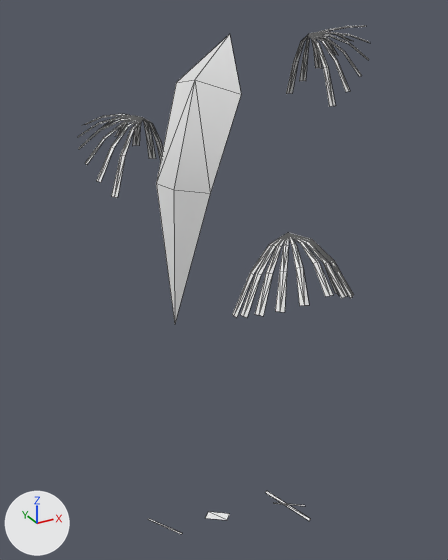
The OBJ model game/assets/models/plants/SM_Plant_FanPalmYoung_Leaf_LOD1.obj: old version first, new version second.
Rendered twice from a 50 mm camera at (-2.66, -4.74, 5.16) aimed at (-0.04, 0.02, 2.78). The axes (+X, +Y, +Z) are drawn at lower left. The lights are the same throughout. The first picture is the older version. Mesh edges are drawn as thin lines. Where no turn or scale is listed for an object, it has been applied to the vertices.

Objects in the first picture: 'SM_Plant_FanPalmYoung_Leaf_LOD1'.
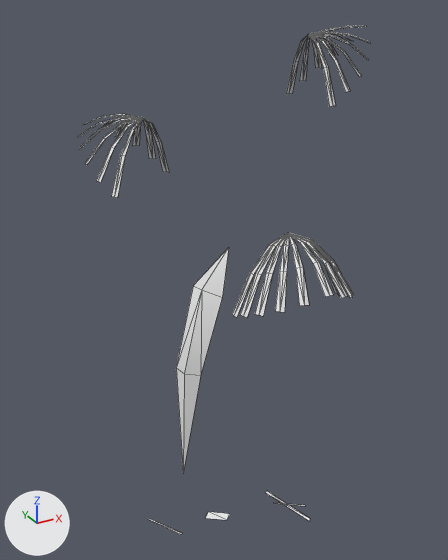
What differs and where, as boxes [x1, y1, x2, y2] in the pictures (448 x 560 px; the box of a moved part takes in the faces that stretch with it):
part 1 of me_sm_plant_fanpalmyoung_leaf_lod1, moved or reshaped
    before: [156, 34, 241, 322]
    after: [176, 248, 229, 473]

The change, as a diff of the scene's bpy script:
```diff
--- a/game/assets/models/plants/SM_Plant_FanPalmYoung_Leaf_LOD1.obj.py
+++ b/game/assets/models/plants/SM_Plant_FanPalmYoung_Leaf_LOD1.obj.py
@@ me_sm_plant_fanpalmyoung_leaf_lod1 @@
 me_sm_plant_fanpalmyoung_leaf_lod1.from_pydata(...)  # 420 vertices, 412 faces; spans x -1.1..1.23, y -1.63..1.27, z -0.03..5.01
 # used by ob_sm_plant_fanpalmyoung_leaf_lod1; location = (0.0, 0.0, 0.0)
-me_sm_plant_fanpalmyoung_leaf_lod1.vertices[412].co = (0.0, 0.0, 4.96)  # pixel (229, 33)
-me_sm_plant_fanpalmyoung_leaf_lod1.vertices[413].co = (-0.39, 0.21, 4.58)  # pixel (176, 82)
-me_sm_plant_fanpalmyoung_leaf_lod1.vertices[414].co = (-0.39, -0.12, 4.63)  # pixel (194, 79)
-me_sm_plant_fanpalmyoung_leaf_lod1.vertices[415].co = (-0.1, -0.37, 4.53)  # pixel (241, 94)
-me_sm_plant_fanpalmyoung_leaf_lod1.vertices[416].co = (-0.67, 0.08, 3.79)  # pixel (156, 183)
-me_sm_plant_fanpalmyoung_leaf_lod1.vertices[417].co = (-0.64, -0.21, 3.8)  # pixel (173, 189)
-me_sm_plant_fanpalmyoung_leaf_lod1.vertices[418].co = (-0.37, -0.34, 3.76)  # pixel (210, 193)
-me_sm_plant_fanpalmyoung_leaf_lod1.vertices[419].co = (-0.67, -0.22, 2.57)
+# me_sm_plant_fanpalmyoung_leaf_lod1 part 1
+me_sm_plant_fanpalmyoung_leaf_lod1.vertices[412].co = (0.0, 0.0, 3.11)  # pixel (228, 247)
+me_sm_plant_fanpalmyoung_leaf_lod1.vertices[413].co = (-0.35, 0.06, 2.77)  # pixel (193, 285)
+me_sm_plant_fanpalmyoung_leaf_lod1.vertices[414].co = (-0.34, -0.11, 2.79)  # pixel (201, 289)
+me_sm_plant_fanpalmyoung_leaf_lod1.vertices[415].co = (-0.2, -0.24, 2.74)  # pixel (222, 297)
+me_sm_plant_fanpalmyoung_leaf_lod1.vertices[416].co = (-0.6, -0.04, 2.01)  # pixel (176, 367)
+me_sm_plant_fanpalmyoung_leaf_lod1.vertices[417].co = (-0.58, -0.19, 2.01)  # pixel (184, 373)
+me_sm_plant_fanpalmyoung_leaf_lod1.vertices[418].co = (-0.44, -0.26, 1.99)  # pixel (200, 375)
+me_sm_plant_fanpalmyoung_leaf_lod1.vertices[419].co = (-0.63, -0.2, 0.86)  # pixel (183, 473)
```
